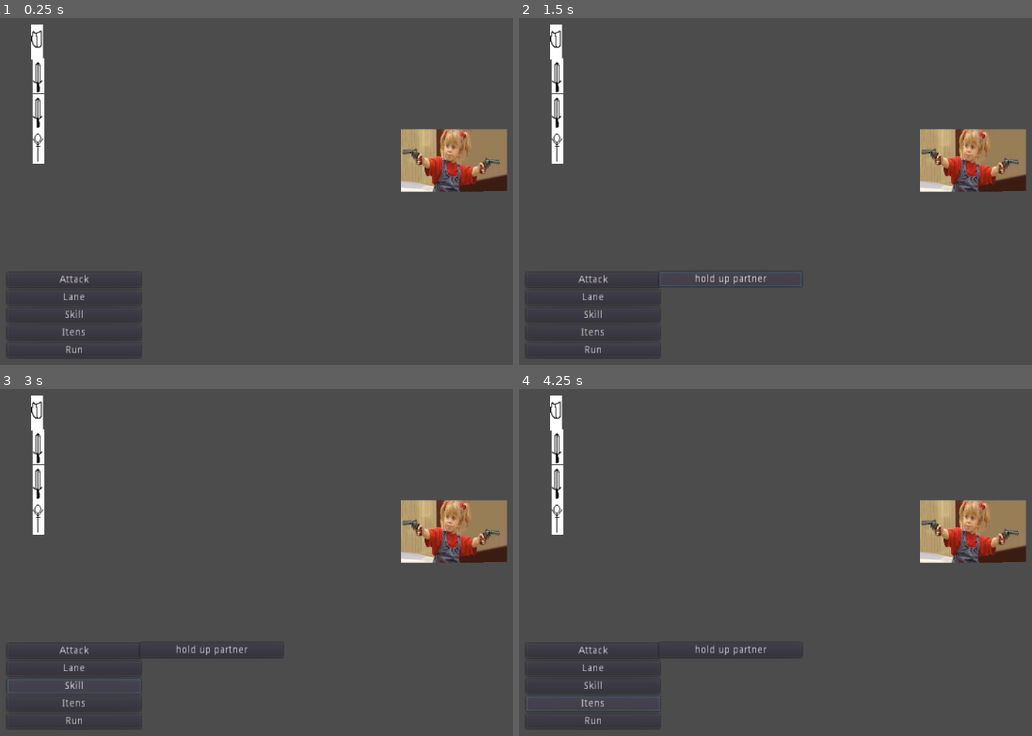
Above: before the commit, frames 1-4 (two rows, left to right).
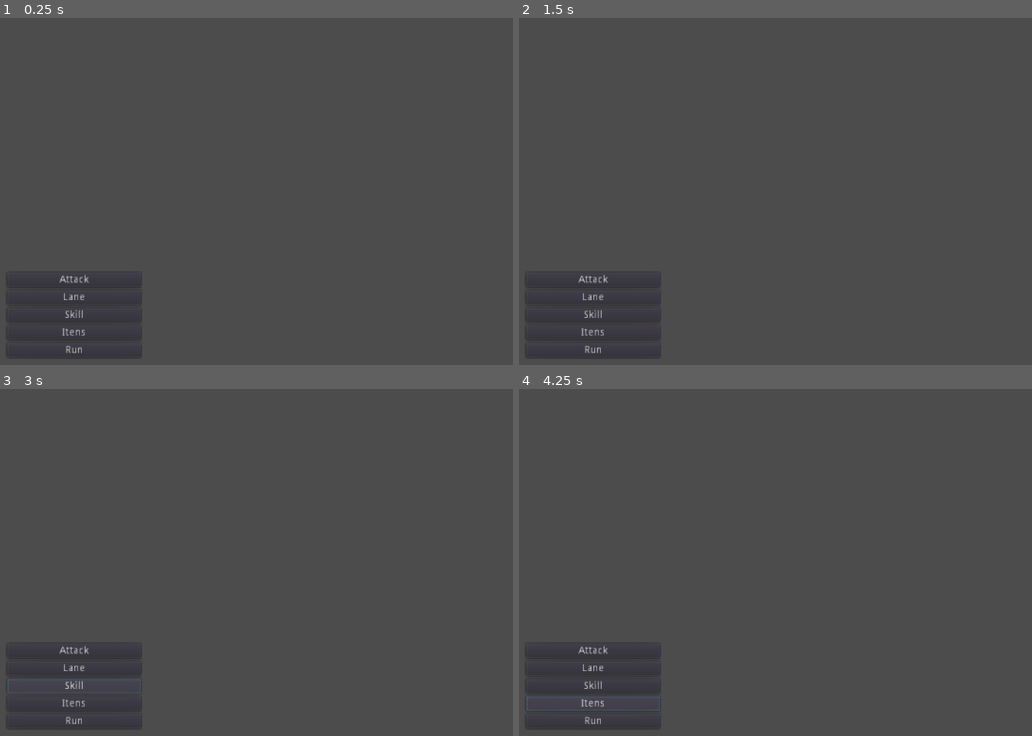
Above: after the commit, the same moments.

Repository: steelbeowulf/Guild
Game: Godot game, scene res://battle.tscn
The game is run twice, just before and just after one commit, with the same random seed, the same clock (stepped at 60 frames per second) and the same inputs.
Inputs (mouse positions are in pixels of both pictures, inside the frame that each line leads up to):
- Up to frame 1 (0.25 s): no input
- Up to frame 2 (1.5 s): click "Attack" at 0.5 s; click (729, 278) at 1.25 s
- Up to frame 3 (3 s): click (210, 649) at 2 s, where only the run before the commit has a clickable "hold up partner"; click "Skill" at 2.75 s
- Up to frame 4 (4.25 s): click "Itens" at 3.5 s

The runs differ from the first frame. In frame 1, 4.5% of the frame differs, in the area x 6-99%, y 1-51%; in frame 2, 4.6%; in frame 3, 4.7%, in the area x 6-99%, y 1-78%; in frame 4, 4.7%.
Error after the commit: Parse Error: The class "STATS" conflicts with the AutoLoad singleton of the same name, and is therefore redundant. Remove the class_name declaration to fix thi…

Commit message:
Refactoring, implementa parcialmente a ação 'Attack'

Diff:
--- /dev/null
+++ b/Guild Godot/ActionButton.tscn
@@ -0,0 +1,54 @@
+[gd_scene load_steps=3 format=2]
+
+[ext_resource path="res://Attack.gd" type="Script" id=1]
+[ext_resource path="res://TargetButton.tscn" type="PackedScene" id=2]
+
+[node name="Action" type="Button"]
+margin_right = 182.0
+margin_bottom = 20.0
+text = "Action"
+script = ExtResource( 1 )
+
+[node name="Targets" type="MenuButton" parent="."]
+visible = false
+margin_left = 180.805
+margin_top = -0.70752
+margin_right = 369.805
+margin_bottom = 19.2925
+
+[node name="Target0" parent="Targets" instance=ExtResource( 2 )]
+margin_left = 3.74615
+margin_top = 1.02167
+margin_right = 197.746
+margin_bottom = 21.0217
+text = "0"
+
+[node name="Target1" parent="Targets" instance=ExtResource( 2 )]
+margin_left = 5.12036
+margin_top = 24.0065
+margin_right = 199.12
+margin_bottom = 44.0065
+text = "1"
+
+[node name="Target2" parent="Targets" instance=ExtResource( 2 )]
+margin_left = 5.80148
+margin_top = 48.1864
+margin_right = 199.801
+margin_bottom = 68.1864
+text = "2"
+
+[node name="Target3" parent="Targets" instance=ExtResource( 2 )]
+margin_left = 5.80148
+margin_top = 72.1359
+margin_right = 199.801
+margin_bottom = 92.1359
+text = "3"
+
+[node name="Target4" parent="Targets" instance=ExtResource( 2 )]
+margin_left = 7.06198
+margin_top = 96.0853
+margin_right = 201.062
+margin_bottom = 116.085
+text = "4"
+
+[connection signal="pressed" from="." to="." method="_on_Action_pressed"]
--- /dev/null
+++ b/Guild Godot/ActionMenu.gd
@@ -0,0 +1,12 @@
+extends VBoxContainer
+
+signal turn_finished
+
+func _ready():
+	for c in get_children():
+		c.connect("action_picked", self, "_on_Action_Picked")
+
+func _on_Action_Picked(action, target):
+	get_parent().set_current_action(action)
+	get_parent().set_current_target(target)
+	emit_signal("turn_finished")
--- a/Guild Godot/Area2D.gd
+++ /dev/null
@@ -1,13 +0,0 @@
-extends Area2D
-
-var health
-func _ready():
-	health = 10
-
-func _process(delta):
-	if health <= 0:
-		hide()
-
-func _on_Button_pressed():
-	health = health - 1
-	print(health)
--- /dev/null
+++ b/Guild Godot/Attack.gd
@@ -0,0 +1,14 @@
+extends Button
+
+signal action_picked
+
+func _ready():
+	for c in $Targets.get_children():
+		c.connect("target_picked", self, "_on_Target_Picked")
+
+func _on_Target_Picked(target):
+	emit_signal("action_picked", self.text, target)
+	$Targets.hide()
+
+func _on_Action_pressed():
+	$Targets.show()
--- a/Guild Godot/Battle.gd
+++ b/Guild Godot/Battle.gd
@@ -1,8 +1,17 @@
-extends Node2D
+extends "res://stats.gd"
 var cenaplayer = preload("res://Player.gd")
 var cenaenemy = preload("res://Enemy.gd")
 var Players
 var Enemies
+var over
+var current_entity
+var current_action
+var current_target
+var dead_enemies = 0
+var dead_allies = 0
+
+signal round_finished
+
 func InitBattle(Players, Enemies, Normal, Boss, Fboss):
 	var lane
 	for i in range(Players.size()):
@@ -13,31 +22,65 @@
 		get_node("E"+str(i)+str(lane)).show()
 
 func _ready():
+	over = false
 	Enemies = []
 	Players = []
-	Enemies.append(cenaenemy.new([10,10,10,10,9,10], 100, 0, "hold up partner"))
+	Enemies.append(cenaenemy.new([10,10,5,10,9,10], 25, 0, "hold up partner"))
 	Players.append(cenaplayer.new([10,10,10,10,11,10], 100, 0, "beefy boi"))
 	Players.append(cenaplayer.new([10,10,10,10,22,10], 100, 0, "stabby boi"))
 	Players.append(cenaplayer.new([10,10,10,10,5,10], 100, 0, "arrow boi"))
 	Players.append(cenaplayer.new([10,10,10,10,0,10], 100, 0, "holy boi"))
 	InitBattle(Players, Enemies,0,0,0)
-	rounds()
+	while (not over):
+		rounds()
+		yield(self, "round_finished")
+	print("FIM DE JOGO")
 
 func rounds():
 	var turnorder
-	var current
 	turnorder = []
 	turnorder = Players + Enemies
 	turnorder.sort_custom(self, "stackagility")
 	for i in range(turnorder.size()):
-		current = turnorder[i]
-		if current.classe == "boss":
+		current_entity = turnorder[i]
+		if current_entity.get_health() == 0:
+			continue
+		elif current_entity.classe == "boss":
 			print("ooga booga")
+			#current.AI()
 		else:
 			get_node("Menu").show()
+			yield($Menu, "turn_finished")
+			execute_action(current_action, current_target)
+			if check_game_over() or check_win_battle():
+				over = true
+				break
+	emit_signal("round_finished")
+
+func check_game_over():
+	return dead_enemies == Enemies.size()
+
+func check_win_battle():
+	return dead_allies == Players.size()
 
 func stackagility(a,b):
-	return a.stats[4] > b.stats[4]
+	return a.get_agi() > b.get_agi()
+
+func execute_action(action, target):
+	if action == "Attack":
+		var atk = current_entity.get_atk()
+		var alvo = Enemies[int(target)]
+		print(current_entity.get_name()+" EXECUTOU A ACTION "+action+" NO TARGET "+alvo.get_name())
+		alvo.take_damage(PHYSIC, atk)
+		if alvo.get_health() <= 0:
+			dead_enemies += 1
+			get_node("E"+target+"0").hide()
+
+func set_current_action(action):
+	current_action = action
+
+func set_current_target(target):
+	current_target = target
 
 func _on_Attack_pressed():
 	get_node("Menu/Attack/Targets").show()
--- a/Guild Godot/Button.gd
+++ /dev/null
@@ -1,10 +0,0 @@
-extends Button
-
-func _ready():
-	pass # Replace with function body.
-
-# Called every frame. 'delta' is the elapsed time since the previous frame.
-
-
-func _on_Button_pressed():
-	pass # Replace with function body.
--- a/Guild Godot/Enemy.gd
+++ b/Guild Godot/Enemy.gd
@@ -1,17 +1,10 @@
-extends Node
-
-var nome
-var stats
-var buffs
-var alive
-var health
-var position
-var classe
+extends "res://Entity.gd"
 
 func _init(valores, vida, pos, identificacao):
-	classe = "boss"
-	stats = valores
-	alive = true
-	health = vida
-	position = pos
-	nome = identificacao
+	self.classe = "boss"
+	self.stats = valores
+	self.alive = true
+	self.health = vida
+	self.position = pos
+	self.nome = identificacao
+	self.multiplier = 1
--- /dev/null
+++ b/Guild Godot/Entity.gd
@@ -0,0 +1,53 @@
+extends "res://stats.gd"
+
+var nome
+var stats
+var buffs
+var alive
+var health
+var position
+var classe
+var multiplier
+
+#func _init(valores, vida, pos, identificacao):
+#	stats = valores
+#	alive = true
+#	health = vida
+#	position = pos
+#	nome = identificacao
+#	set_multiplier(pos, 0, 0)
+
+func take_damage(type, damage):
+	print(nome+" TOMOU "+str(damage - stats[DEF])+" DE DANO!")
+	if type == PHYSIC:
+		self.health -= multiplier * (damage - stats[DEF])
+	elif type == MAGIC:
+		self.health -= multiplier * (damage - stats[DEFM])
+	print(nome+ " AGORA TEM "+str(health)+" DE VIDA!")
+
+func set_multiplier(buff):
+	multiplier *= buff
+
+func get_name():
+	return self.nome
+
+func get_health():
+	return self.health
+
+func get_atk():
+	return self.stats[ATK]
+
+func get_atkm():
+	return self.stats[ATKM]
+
+func get_def():
+	return self.stats[DEF]
+
+func get_defm():
+	return self.stats[DEFM]
+
+func get_agi():
+	return self.stats[AGI]
+
+func get_lck():
+	return self.stats[LCK]
--- a/Guild Godot/Player.gd
+++ b/Guild Godot/Player.gd
@@ -1,16 +1,9 @@
-extends Node
-
-var nome
-var stats
-var buffs
-var alive
-var health
-var position
-var classe
+extends "res://Entity.gd"
 
 func _init(valores, vida, pos, identificacao):
-	stats = valores
-	alive = true
-	health = vida
-	position = pos
-	nome = identificacao
+	self.stats = valores
+	self.alive = true
+	self.health = vida
+	self.position = pos
+	self.nome = identificacao
+	self.multiplier = 1
--- a/Guild Godot/Sprite.gd
+++ /dev/null
@@ -1,13 +0,0 @@
-extends Sprite
-
-# Declare member variables here. Examples:
-# var a = 2
-# var b = "text"
-
-# Called when the node enters the scene tree for the first time.
-func _ready():
-	pass # Replace with function body.
-
-# Called every frame. 'delta' is the elapsed time since the previous frame.
-#func _process(delta):
-#	pass
--- a/Guild Godot/StaticBody2D.gd
+++ /dev/null
@@ -1,11 +0,0 @@
-extends StaticBody2D
-
-var health
-
-func _ready():
-	health = 10
-
-
-func _process(delta):
-	if health < 0:
-		hide()
--- /dev/null
+++ b/Guild Godot/TargetButton.gd
@@ -0,0 +1,6 @@
+extends Button
+
+signal target_picked
+
+func _on_Target_pressed():
+	emit_signal("target_picked", self.text)
--- /dev/null
+++ b/Guild Godot/TargetButton.tscn
@@ -0,0 +1,10 @@
+[gd_scene load_steps=2 format=2]
+
+[ext_resource path="res://TargetButton.gd" type="Script" id=1]
+
+[node name="Target" type="Button"]
+margin_right = 194.0
+margin_bottom = 20.0
+script = ExtResource( 1 )
+
+[connection signal="pressed" from="." to="." method="_on_Target_pressed"]
--- a/Guild Godot/battle.tscn
+++ b/Guild Godot/battle.tscn
@@ -1,10 +1,12 @@
-[gd_scene load_steps=6 format=2]
+[gd_scene load_steps=8 format=2]
 
 [ext_resource path="res://Battle.gd" type="Script" id=1]
 [ext_resource path="res://S.png" type="Texture" id=2]
 [ext_resource path="res://e.png" type="Texture" id=3]
 [ext_resource path="res://h.png" type="Texture" id=4]
 [ext_resource path="res://double gun.jpg" type="Texture" id=5]
+[ext_resource path="res://ActionMenu.gd" type="Script" id=6]
+[ext_resource path="res://ActionButton.tscn" type="PackedScene" id=7]
 
 [node name="Node" type="Node"]
 
@@ -80,56 +82,14 @@
 texture = ExtResource( 5 )
 
 [node name="Menu" type="VBoxContainer" parent="Battle"]
-visible = false
 margin_left = 96.0336
 margin_top = 414.811
 margin_right = 278.034
 margin_bottom = 530.811
+script = ExtResource( 6 )
 
-[node name="Attack" type="Button" parent="Battle/Menu"]
-margin_right = 182.0
-margin_bottom = 20.0
+[node name="Attack" parent="Battle/Menu" instance=ExtResource( 7 )]
 text = "Attack"
-
-[node name="Targets" type="MenuButton" parent="Battle/Menu/Attack"]
-visible = false
-margin_left = 180.805
-margin_top = -0.70752
-margin_right = 369.805
-margin_bottom = 19.2925
-
-[node name="Enemy0" type="Button" parent="Battle/Menu/Attack/Targets"]
-visible = false
-margin_right = 194.0
-margin_bottom = 20.0
-
-[node name="Enemy1" type="Button" parent="Battle/Menu/Attack/Targets"]
-visible = false
-margin_left = 0.39566
-margin_top = 24.8379
-margin_right = 194.396
-margin_bottom = 44.8379
-
-[node name="Enemy2" type="Button" parent="Battle/Menu/Attack/Targets"]
-visible = false
-margin_left = 0.266876
-margin_top = 49.0051
-margin_right = 194.267
-margin_bottom = 69.0051
-
-[node name="Enemy3" type="Button" parent="Battle/Menu/Attack/Targets"]
-visible = false
-margin_left = 1.24222
-margin_top = 72.7942
-margin_right = 195.242
-margin_bottom = 92.7942
-
-[node name="Enemy4" type="Button" parent="Battle/Menu/Attack/Targets"]
-visible = false
-margin_left = 1.24222
-margin_top = 97.0304
-margin_right = 195.242
-margin_bottom = 117.03
 
 [node name="Lane" type="Button" parent="Battle/Menu"]
 margin_top = 24.0
@@ -137,23 +97,22 @@
 margin_bottom = 44.0
 text = "Lane"
 
-[node name="Button2" type="Button" parent="Battle/Menu"]
+[node name="Skill" type="Button" parent="Battle/Menu"]
 margin_top = 48.0
 margin_right = 182.0
 margin_bottom = 68.0
 text = "Skill"
 
-[node name="Button3" type="Button" parent="Battle/Menu"]
+[node name="Itens" type="Button" parent="Battle/Menu"]
 margin_top = 72.0
 margin_right = 182.0
 margin_bottom = 92.0
 text = "Itens"
 
-[node name="Button4" type="Button" parent="Battle/Menu"]
+[node name="Run" type="Button" parent="Battle/Menu"]
 margin_top = 96.0
 margin_right = 182.0
 margin_bottom = 116.0
 text = "Run"
 
-[connection signal="pressed" from="Battle/Menu/Attack" to="Battle" method="_on_Attack_pressed"]
 [connection signal="pressed" from="Battle/Menu/Lane" to="Battle" method="_on_Lane_pressed"]
--- a/Guild Godot/project.godot
+++ b/Guild Godot/project.godot
@@ -8,9 +8,14 @@
 
 config_version=4
 
-_global_script_classes=[  ]
+_global_script_classes=[ {
+"base": "Node",
+"class": "STATS",
+"language": "GDScript",
+"path": "res://stats.gd"
+} ]
 _global_script_class_icons={
-
+"STATS": ""
 }
 
 [application]
@@ -19,6 +24,10 @@
 run/main_scene="res://battle.tscn"
 config/icon="res://icon.png"
 
+[autoload]
+
+STATS="*res://stats.gd"
+
 [rendering]
 
 environment/default_environment="res://default_env.tres"
--- /dev/null
+++ b/Guild Godot/stats.gd
@@ -0,0 +1,5 @@
+extends Node
+class_name STATS
+
+enum {ATK, ATKM, DEF, DEFM, AGI, LCK}
+enum {PHYSIC, MAGIC}
